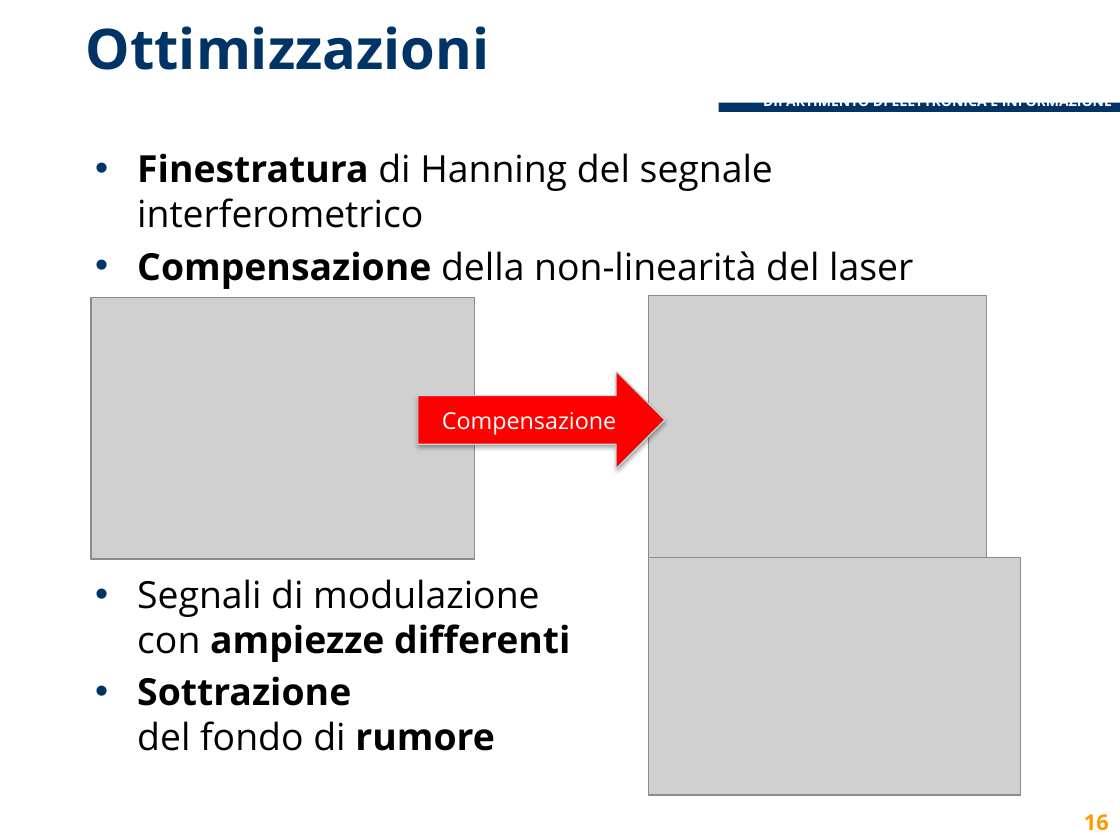
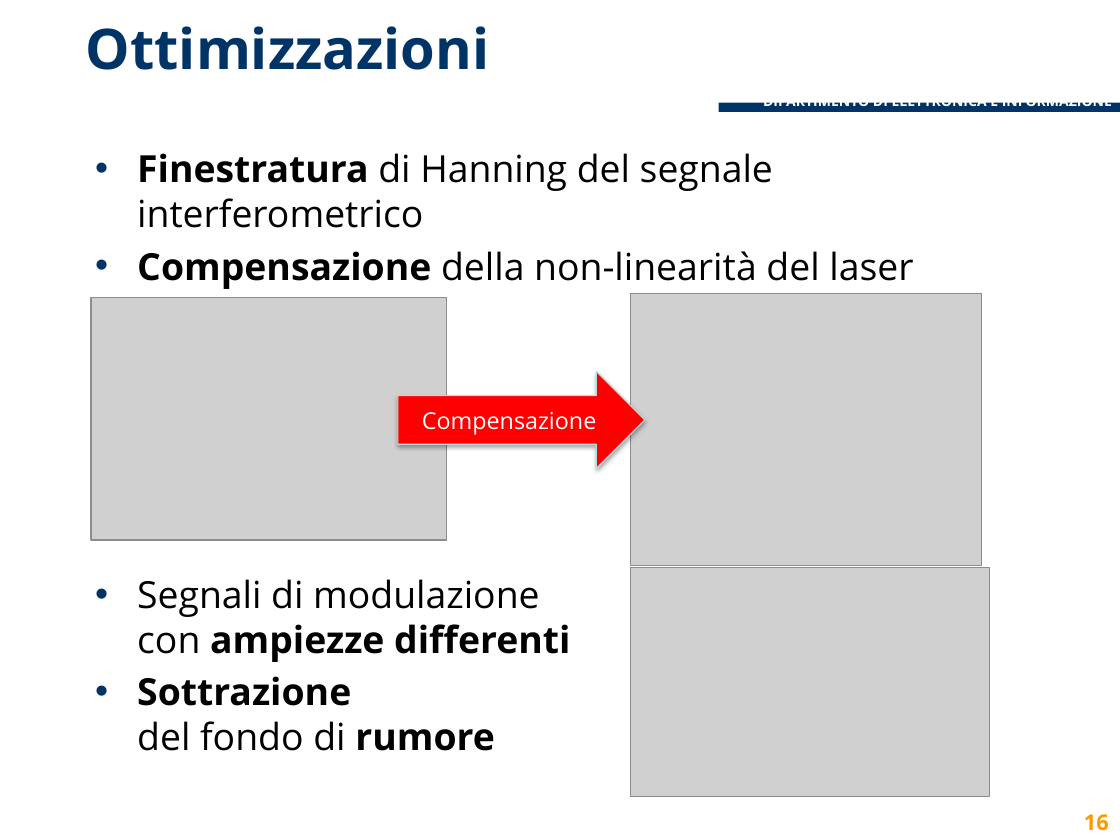
Before and after one commit to lcavagnispolimi/thesis_latex, a slide deck: slide 16 of presentazione_discussione.pptx. Drawn at 1120x840 pixels with LibreOffice and Linux fonts; fonts in the diff are those of the drawing; grey boxes stand for pictures; background and template pictures are left out. Boxes give left, top, right and bottom in pixels: in the first picture for what was removed or moved away, otherwise in the second. Text is boxed around its words. In the diff, an @@ line names an element or a change of style, - is before the commit and + after.

Commit message:
sistemata dimensione immagini

```diff
--- a/presentazione_discussione.pptx
+++ b/presentazione_discussione.pptx
@@ picture resized from (x1=91, y1=298, x2=474, y2=560) to (x1=91, y1=298, x2=446, y2=540) @@
@@ picture resized from (x1=648, y1=296, x2=987, y2=558) to (x1=631, y1=293, x2=981, y2=566) @@
@@ right arrow "Compensazione" moved from (x1=418, y1=372, x2=664, y2=469) to (x1=398, y1=372, x2=644, y2=469) @@
@@ picture resized from (x1=648, y1=558, x2=1020, y2=795) to (x1=631, y1=568, x2=989, y2=797) @@
```
